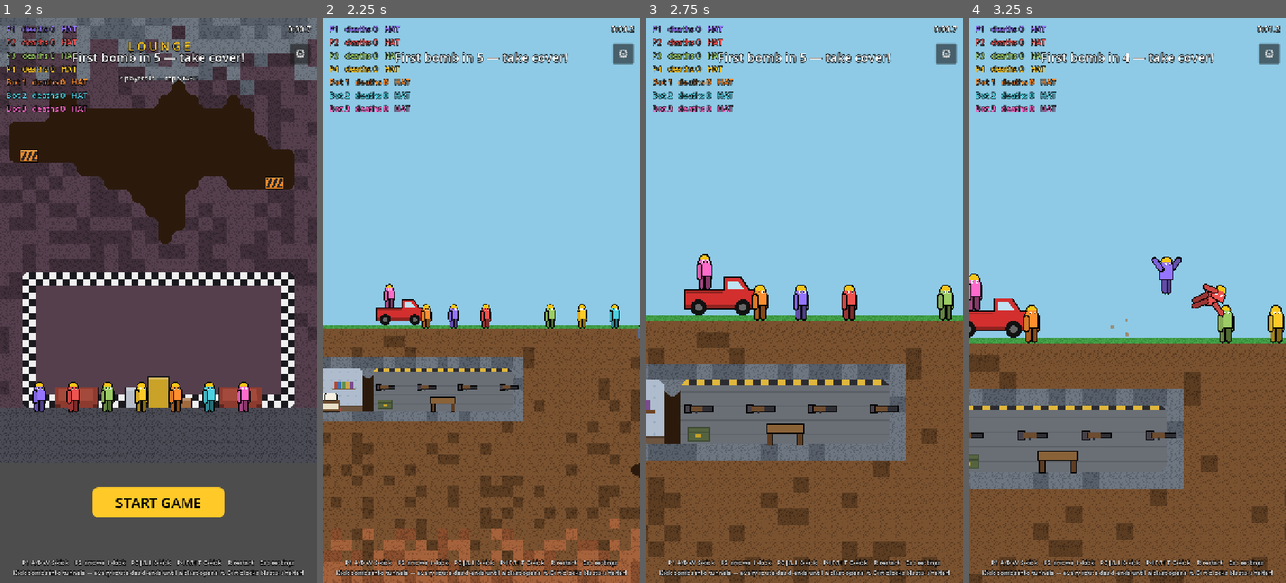
Above: before the commit, frames 1-4 (left to right).
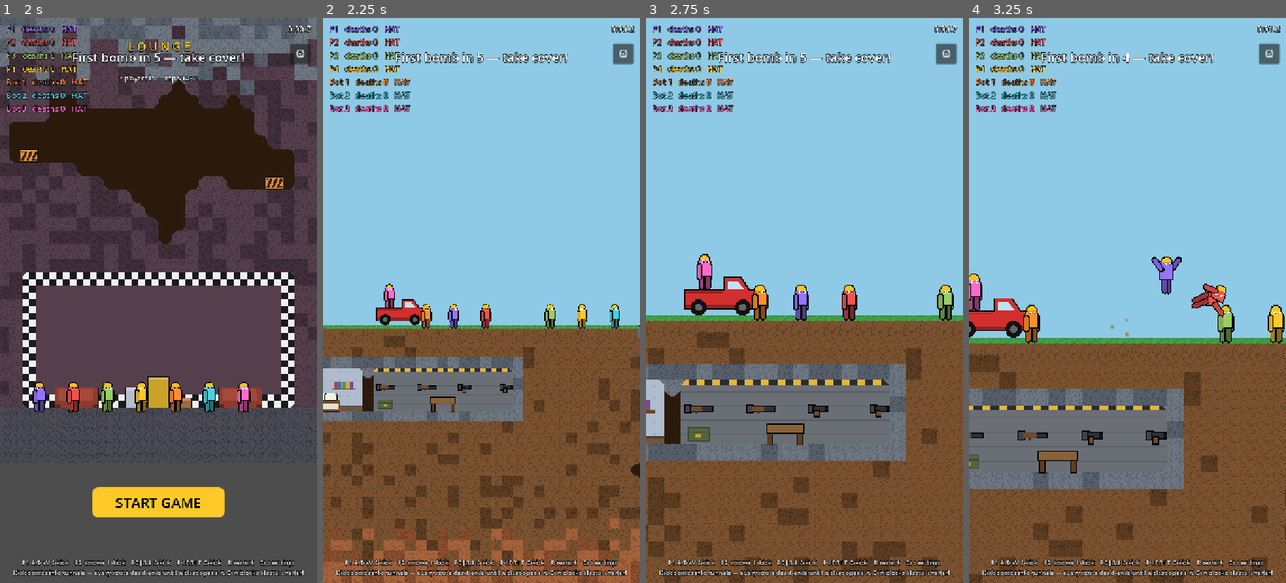
Above: after the commit, the same moments.

Repository: uchy4/dummy
Game: Godot game, scene res://scenes/menu.tscn
Two runs of this game, one before a commit and one after it. Both use one fixed random seed, a clock stepped at 60 frames per second and the inputs below.
Inputs (mouse positions are in pixels of both pictures, inside the frame that each line leads up to):
- Up to frame 1 (2 s): click (126, 323) at 0.52 s; type "12" at 0.6 s; click "HOST GAME" at 1.25 s
- Up to frame 2 (2.25 s): click "START GAME" at 2 s
- Up to frame 3 (2.75 s): no input
- Up to frame 4 (3.25 s): tap Enter (ui_accept) at 2.75 s; move the mouse to (1197, 272) at 2.77 s; hold D (p1_right) from 2.78 s (still down); hold S (p1_kick) from 2.78 s (still down); click (1197, 272) at 2.92 s; tap W (p1_jump) at 3.02 s

Frame 1 is identical in both runs. In frame 2, less than 0.1% of the frame differs, in the area x 44-62%, y 65-67%; in frame 3, 0.2%; in frame 4, 0.2%, in the area x 37-66%, y 73-76%.

Commit message:
Arsenal mounts two rifles and two pistols
WallGun/FallenGun gain an is_pistol variant with its own shorter,
grip-down art and prop_kind 19 (rifles stay 14). The arsenal now mounts
exactly four guns — two rifles then two pistols — and both stream to
web (k14 rifle, k19 pistol). Fallen pistols get a shorter collision box
but misfire the same as rifles.

Co-Authored-By: Claude Opus 4.8 <noreply@anthropic.com>
Claude-Session: https://claude.ai/code/session_01QSJudmCHT44WHN37u3ZpBk

Diff:
--- a/bomb-shelter/scripts/bunker_props.gd
+++ b/bomb-shelter/scripts/bunker_props.gd
@@ -316,11 +316,12 @@
 	var right := float(rect.end.x) * TILE
 	var wall_y := float(rect.position.y) * TILE + float(rect.size.y) * TILE * 0.45
 
-	var gun_count := 3 if rect.size.x < 8 else 4
+	var gun_count := 4  # two rifles, then two pistols
 	var margin := 12.0
 	for i in gun_count:
 		var t := 0.5 if gun_count <= 1 else float(i) / float(gun_count - 1)
 		var gun := WallGun.new()
+		gun.is_pistol = i >= 2  # first two rifles, last two pistols
 		gun.position = Vector2(lerpf(left + margin, right - margin, t), wall_y)
 		add_child(gun)
 
--- a/bomb-shelter/scripts/net_hub.gd
+++ b/bomb-shelter/scripts/net_hub.gd
@@ -981,6 +981,11 @@
   ctx.fillStyle="#2e2e34";ctx.fillRect(10,-2,10,4);
   ctx.fillStyle="#6d4c2f";ctx.fillRect(-2,-2.5,12,5);
   ctx.fillStyle="#2e2e34";ctx.fillRect(3,2,2,3);}
+ else if(k===19){ctx.fillStyle="#000";ctx.fillRect(-8,-4.5,8,9);ctx.fillRect(-3,-3.5,15,7);ctx.fillRect(-2,1,6,8);
+  ctx.fillStyle="#454049";ctx.fillRect(-7,-3.5,6,7);
+  ctx.fillStyle="#2e2e34";ctx.fillRect(-2,-2.5,11,5);
+  ctx.fillStyle="#14141a";ctx.fillRect(9,-1.5,3,3);
+  ctx.fillStyle="#6d4c2f";ctx.fillRect(-1,2,4,5);}
  else if(k===15){ctx.fillStyle="#ffd54f";ctx.fillRect(-3,-1,6,2);
   ctx.fillStyle="#fff";ctx.fillRect(-1,-0.5,2,1);}
  else if(k===16){// authored full-size (pre-scaled coords, no ctx.scale)
--- a/bomb-shelter/scripts/wall_gun.gd
+++ b/bomb-shelter/scripts/wall_gun.gd
@@ -10,13 +10,18 @@
 ## (-x side).
 ##   var g := WallGun.new(); g.position = Vector2(wx, wy); add_child(g)
 
-## Streamed to web viewers as [x, y, kind, rotation].
+## Streamed to web viewers as [x, y, kind, rotation]. Rifles stream as
+## kind 14, pistols as 19.
 var prop_kind := 14
+## Set before add_child: a pistol instead of a rifle.
+var is_pistol := false
 
 const FIRE_WINDOW := 0.4  ## seconds over which a misfire's rounds go off
 
 
 func _ready() -> void:
+	if is_pistol:
+		prop_kind = 19
 	add_to_group(&"props")
 	add_to_group(&"chests")  # blast loop calls blast_destroy() on this group
 	z_index = 3
@@ -26,6 +31,7 @@
 ## The mount gives way: the rifle flies off, firing wildly.
 func blast_destroy() -> void:
 	var g := FallenGun.new()
+	g.is_pistol = is_pistol
 	g.position = global_position
 	g.rotation = randf_range(-0.4, 0.4)
 	g.linear_velocity = Vector2(randf_range(-150.0, 150.0), randf_range(-230.0, -90.0))
@@ -36,7 +42,10 @@
 
 
 func _draw() -> void:
-	WallGun.draw_rifle(self)
+	if is_pistol:
+		WallGun.draw_pistol(self)
+	else:
+		WallGun.draw_rifle(self)
 
 
 ## Shared rifle art (mount bracket + barrel + stock), used by both the
@@ -50,14 +59,26 @@
 	on.draw_rect(Rect2(3.0, 2.0, 2.0, 3.0), Color("2e2e34"))             # trigger guard nub
 
 
+## Shared pistol art — shorter body with a downward grip, drawn along +x.
+static func draw_pistol(on: CanvasItem) -> void:
+	on.draw_rect(Rect2(-7.0, -3.5, 6.0, 7.0).grow(1.0), Color.BLACK)     # mount bracket
+	on.draw_rect(Rect2(-7.0, -3.5, 6.0, 7.0), Color("454049"))
+	on.draw_rect(Rect2(-2.0, -2.5, 13.0, 5.0).grow(1.0), Color.BLACK)    # slide outline
+	on.draw_rect(Rect2(-2.0, -2.5, 11.0, 5.0), Color("2e2e34"))          # slide
+	on.draw_rect(Rect2(9.0, -1.5, 3.0, 3.0), Color("14141a"))            # muzzle
+	on.draw_rect(Rect2(-1.0, 2.0, 4.0, 6.0).grow(1.0), Color.BLACK)      # grip outline
+	on.draw_rect(Rect2(-1.0, 2.0, 4.0, 5.0), Color("6d4c2f"))            # wooden grip
+
+
 ## A rifle knocked off its mount: a physical prop that tumbles off terrain,
 ## gets tossed by later blasts (ragdoll_parts) and misfires again every time
 ## one reaches it (chests). Bullets leave along wherever the barrel points.
 class FallenGun:
 	extends RigidBody2D
 
-	## Streamed to web viewers as [x, y, kind, rotation] — same rifle.
+	## Streamed to web viewers as [x, y, kind, rotation] — 14 rifle, 19 pistol.
 	var prop_kind := 14
+	var is_pistol := false
 
 	var _rounds_left := 0
 	var _fire_accum := 0.0
@@ -67,6 +88,8 @@
 		add_to_group(&"props")
 		add_to_group(&"chests")         # blasts re-trigger misfires
 		add_to_group(&"ragdoll_parts")  # ...and toss it around
+		if is_pistol:
+			prop_kind = 19
 		z_index = 3
 		mass = 0.9
 		collision_layer = 4
@@ -77,9 +100,9 @@
 		physics_material_override = pm
 		var cs := CollisionShape2D.new()
 		var rs := RectangleShape2D.new()
-		rs.size = Vector2(22, 6)
+		rs.size = Vector2(12, 6) if is_pistol else Vector2(22, 6)
 		cs.shape = rs
-		cs.position = Vector2(7, 0)
+		cs.position = Vector2(4, 0) if is_pistol else Vector2(7, 0)
 		add_child(cs)
 
 	func _process(delta: float) -> void:
@@ -113,4 +136,7 @@
 		apply_central_impulse(-dir * 40.0)  # a little recoil kick
 
 	func _draw() -> void:
-		WallGun.draw_rifle(self)
+		if is_pistol:
+			WallGun.draw_pistol(self)
+		else:
+			WallGun.draw_rifle(self)
